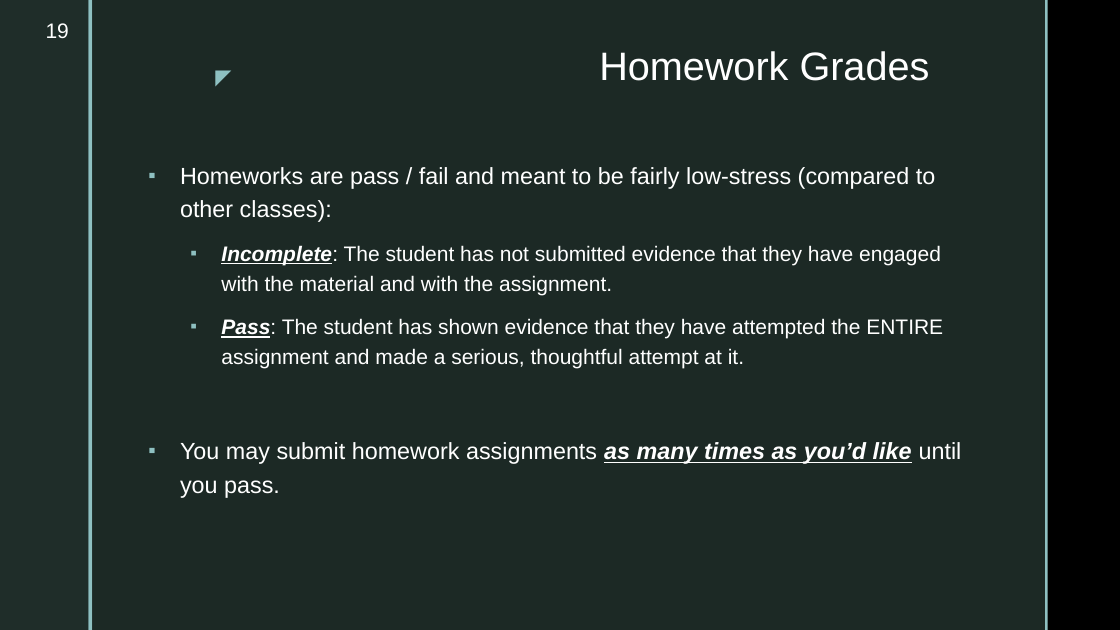
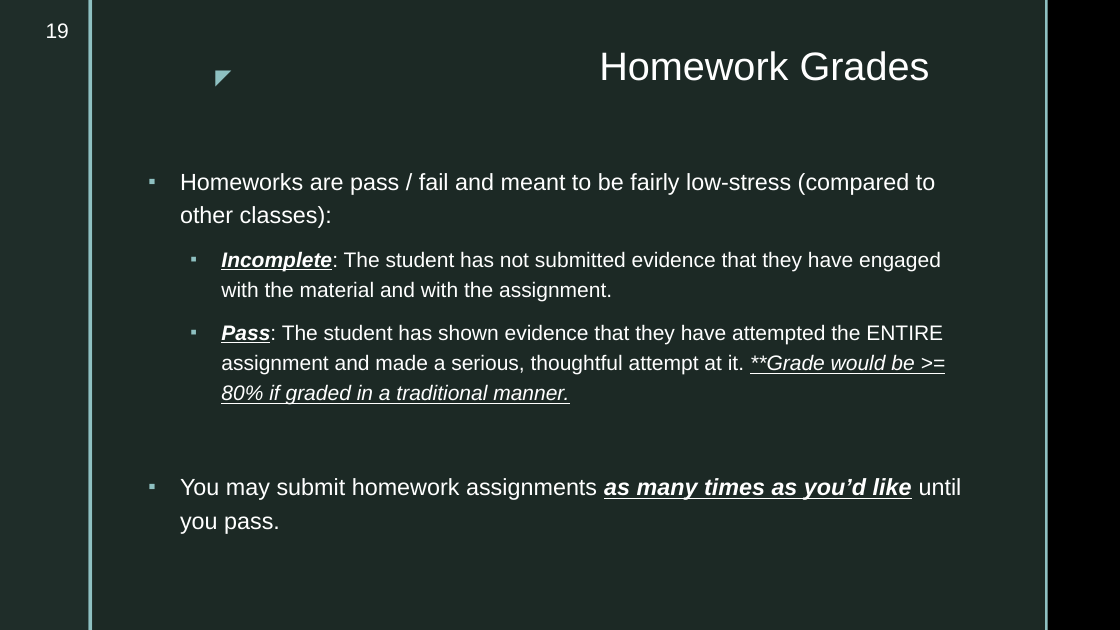
Before and after one commit to markfloryan/dsa2, a slide deck: slide 19 of slides/courseintroduction.pptx. Drawn at 1120x630 pixels with LibreOffice and Linux fonts; fonts in the diff are those of the drawing; background and template pictures are left out. Boxes give left, top, right and bottom in pixels: in the first picture for what was removed or moved away, otherwise in the second. Text is boxed around its words. In the diff, an @@ line names an element or a change of style, - is before the commit and + after.

```diff
--- a/slides/courseintroduction.pptx
+++ b/slides/courseintroduction.pptx
@@ text at bbox=[221, 324, 943, 405]: text changed @@
-  ▪ Pass: The student has shown evidence that they have attempted the ENTIRE assignment and made a serious, thoughtful attempt at it.
+  ▪ Pass: The student has shown evidence that they have attempted the ENTIRE assignment and made a serious, thoughtful attempt at it. **Grade would be >= 80% if graded in a traditional manner.
```
Also in this commit, not shown: 5 other slides changed, 1 other file.
